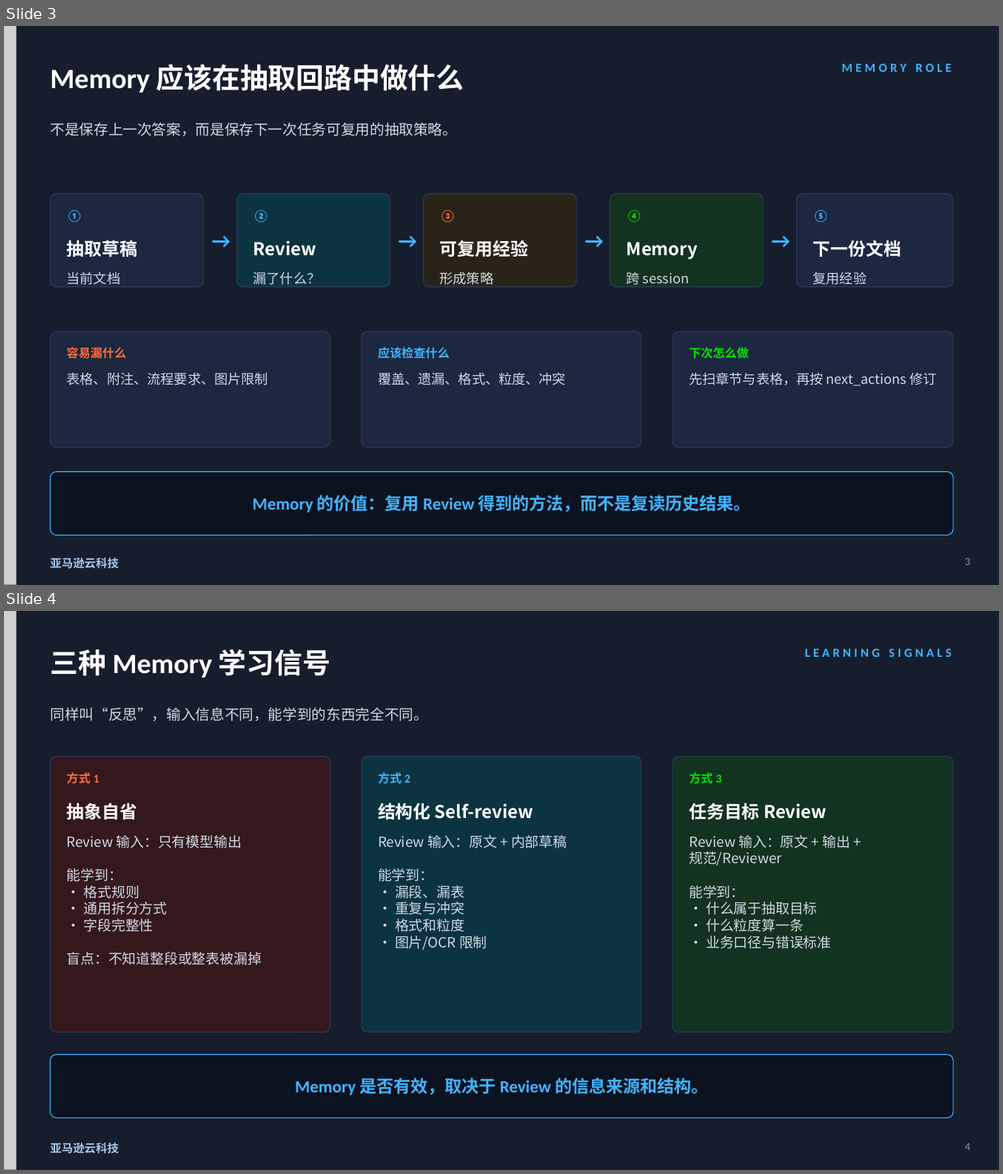
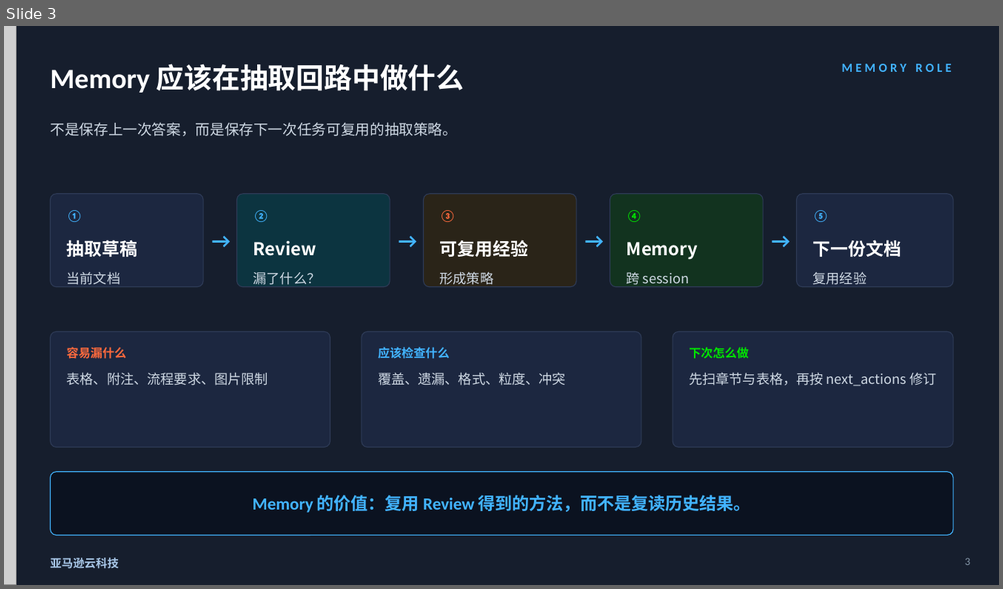
Before and after one commit to dashjim/agentcore-memory-loop, a slide deck: docs/记忆能让Agent越跑越好吗-V3.pptx. Shown one above the other, each under a label of ours: slides 3 and 4 before the commit, slide 3 after it. The pictures are 1003x1174 and 1003x589 pixels, drawn with LibreOffice and Linux fonts; fonts in the diff are those of the drawing; grey boxes stand for pictures. Boxes give left, top, right and bottom in pixels: in the first picture for what was removed or moved away, otherwise in the second. Text is boxed around its words. In the diff, an @@ line names an element or a change of style, - is before the commit and + after.

Commit message:
docs: separate memory experiments in V3 deck

```diff
--- a/docs/记忆能让Agent越跑越好吗-V3.pptx
+++ b/docs/记忆能让Agent越跑越好吗-V3.pptx
@@ slide 4 removed at (4,611,999,1170), background #161E2D @@
@@ picture removed at (4,611,16,1170) @@
@@ text removed at (50,649,330,678) @@
-三种 Memory 学习信号
@@ text removed at (805,649,950,657) @@
-LEARNING SIGNALS
@@ text removed at (50,707,427,721) @@
-同样叫“反思”，输入信息不同，能学到的东西完全不同。
@@ rounded rectangle removed at (51,757,330,1033) @@
@@ rounded rectangle removed at (361,757,641,1033) @@
@@ rounded rectangle removed at (672,757,953,1033) @@
@@ text removed at (67,772,99,784) @@
-方式 1
@@ text removed at (378,772,410,784) @@
-方式 2
@@ text removed at (688,772,721,784) @@
-方式 3
@@ text removed at (67,803,137,820) @@
-抽象自省
@@ text removed at (378,803,533,820) @@
-结构化 Self-review
@@ text removed at (688,803,826,820) @@
-任务目标 Review
@@ text removed at (67,835,262,965) @@
-Review 输入：只有模型输出
-能学到：
-· 格式规则
-· 通用拆分方式
-· 字段完整性
-盲点：不知道整段或整表被漏掉
@@ text removed at (378,835,566,951) @@
-Review 输入：原文 + 内部草稿
-能学到：
-· 漏段、漏表
-· 重复与冲突
-· 格式和粒度
-· 图片/OCR 限制
@@ text removed at (688,835,850,949) @@
-Review 输入：原文 + 输出 + 规范/Reviewer
-能学到：
-· 什么属于抽取目标
-· 什么粒度算一条
-· 业务口径与错误标准
@@ rounded rectangle removed at (51,1055,953,1119) @@
@@ text removed at (295,1078,708,1096) @@
-Memory 是否有效，取决于 Review 的信息来源和结构。
@@ text removed at (50,1143,119,1154) @@
-亚马逊云科技
@@ text removed at (965,1144,970,1150) @@
-4
```
Also in this commit, not shown: 9 slides changed, 5 slides added, 1 other slide removed, 2 other files.
